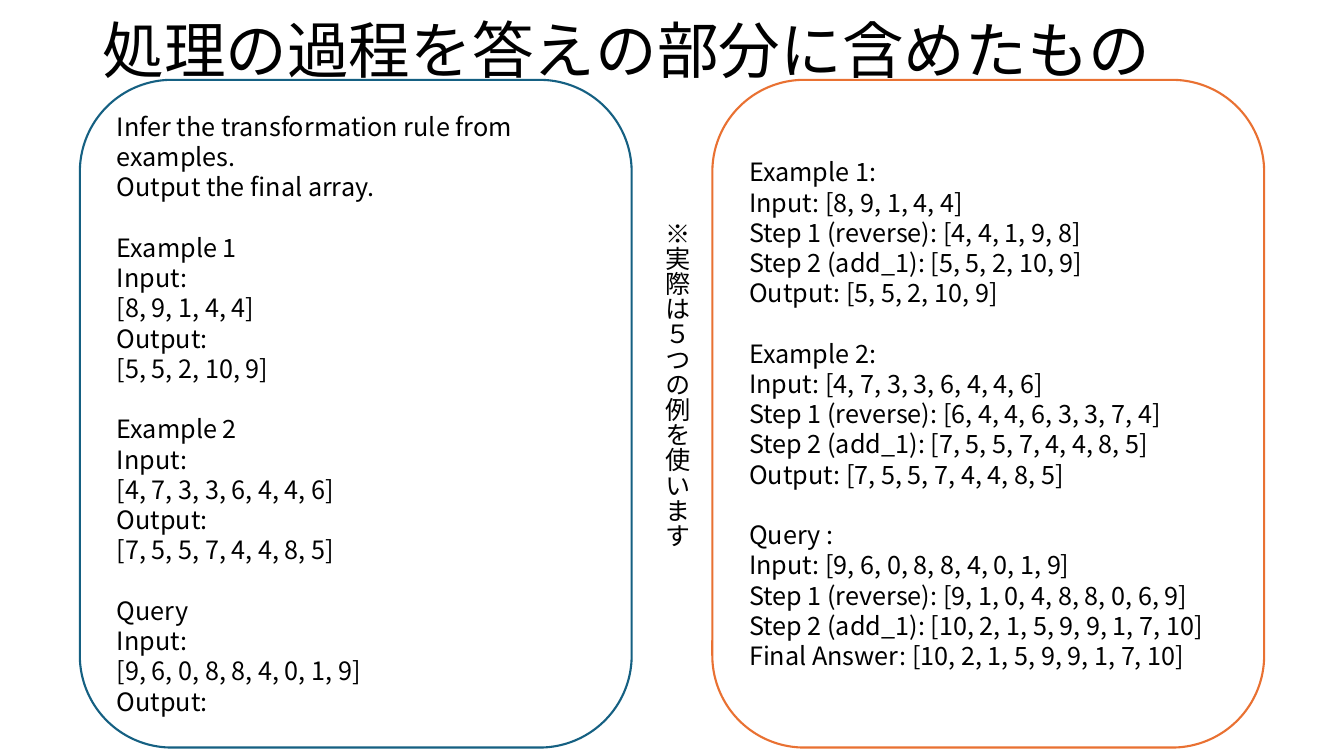
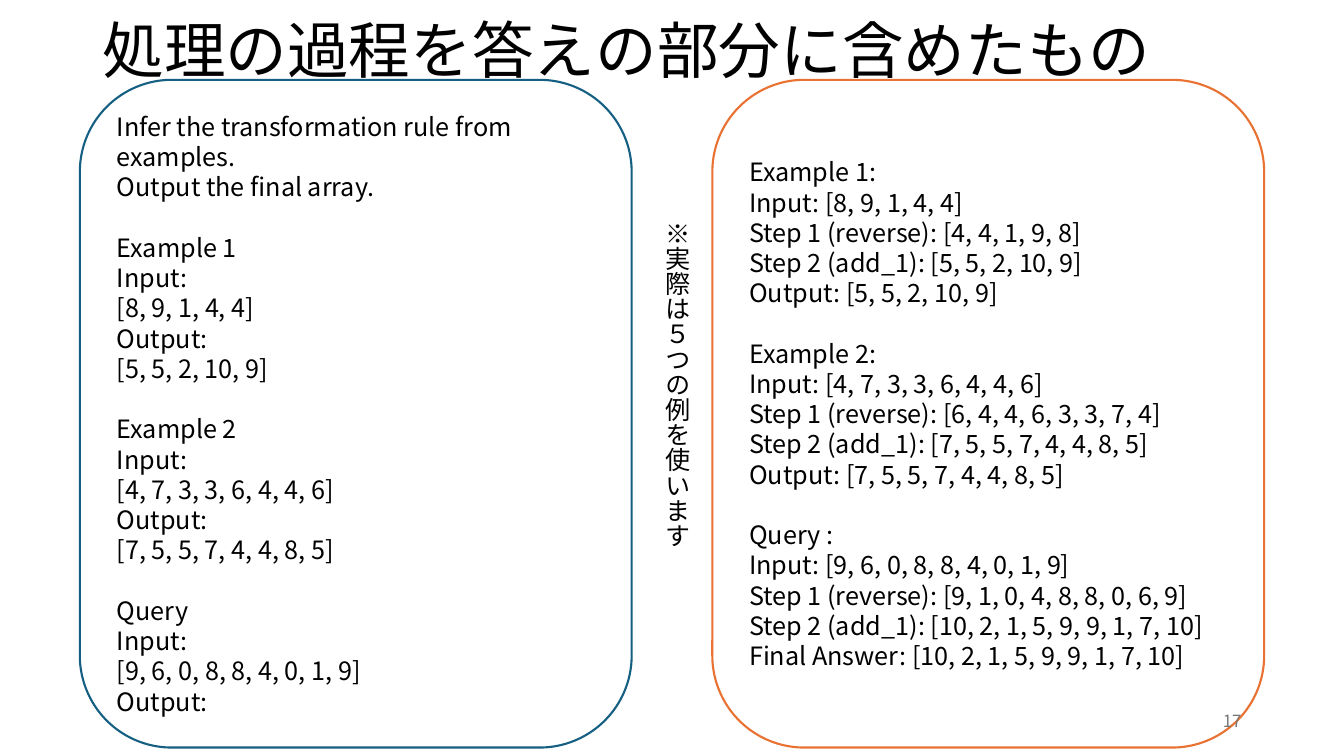
Before and after one commit to rollotea/array-task, a slide deck: slide 17 of 生成AIの追加学習による問題.pptx. Drawn at 1344x756 pixels with LibreOffice and Linux fonts; fonts in the diff are those of the drawing. Boxes give left, top, right and bottom in pixels: in the first picture for what was removed or moved away, otherwise in the second. Text is boxed around its words. In the diff, an @@ line names an element or a change of style, - is before the commit and + after.

```diff
--- a/生成AIの追加学習による問題.pptx
+++ b/生成AIの追加学習による問題.pptx
@@ page number added at <box>1223,714,1242,732</box>, 12 pt, text #797979 @@
+17
```
Also in this commit, not shown: 18 other slides changed, 5 slides added, 2 other files.
